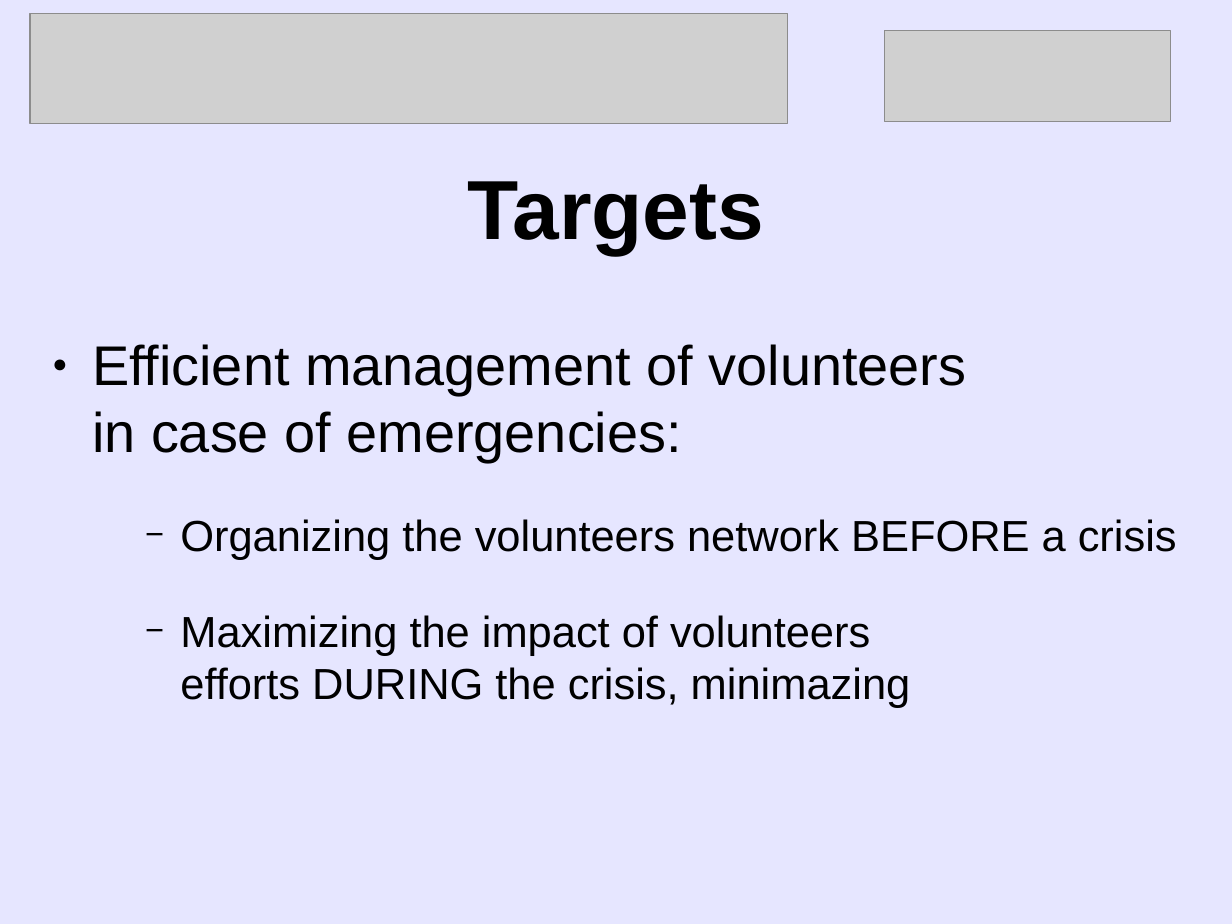
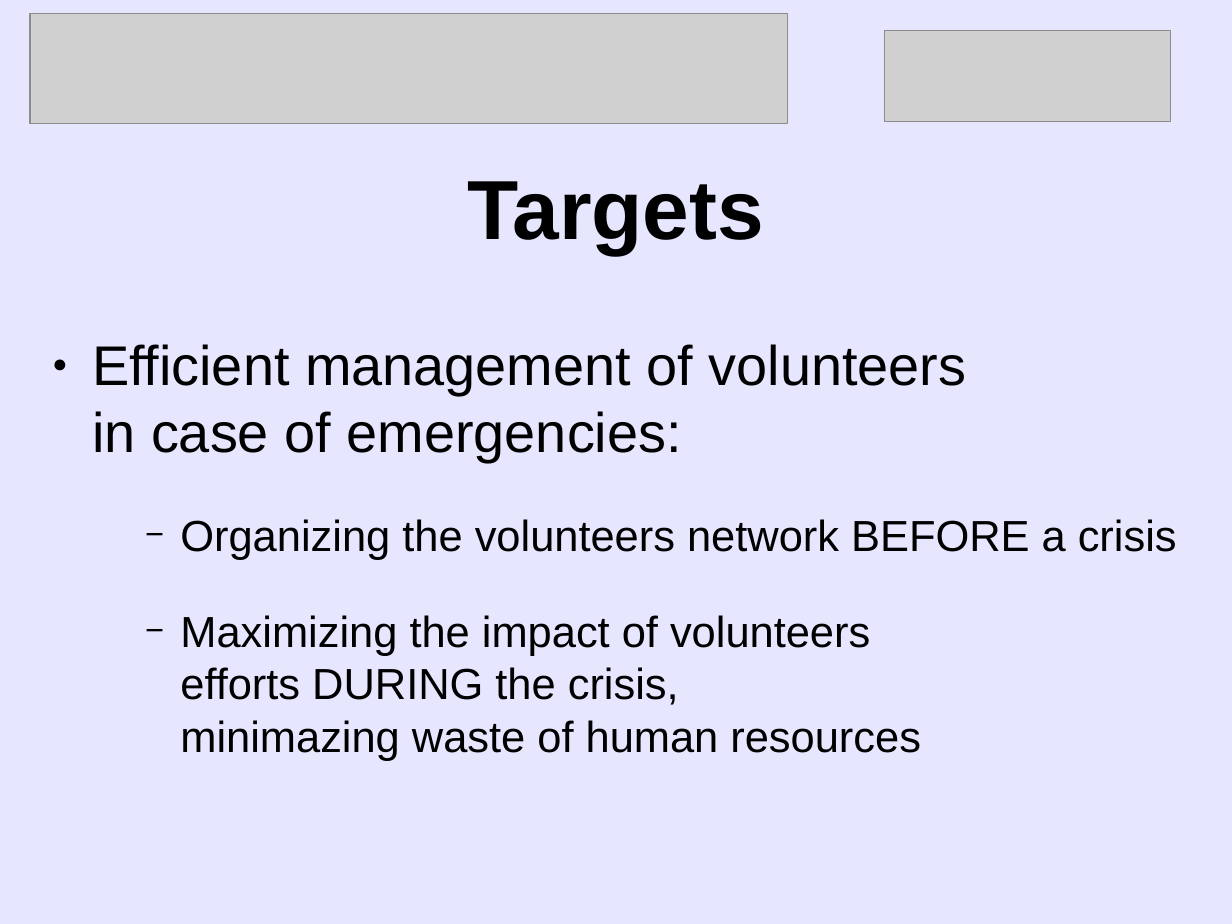
Before and after one commit to pollo/volunteers-management, a slide deck: slide 2 of docs/volnet.odp. Drawn at 1232x924 pixels with LibreOffice and Linux fonts; fonts in the diff are those of the drawing; grey boxes stand for pictures. Boxes give left, top, right and bottom in pixels: in the first picture for what was removed or moved away, otherwise in the second. Text is boxed around its words. In the diff, an @@ line names an element or a change of style, - is before the commit and + after.

```diff
--- a/docs/volnet.odp
+++ b/docs/volnet.odp
@@ text at box(180, 615, 921, 761): text changed @@
-    − Maximizing the impact of volunteers
-      efforts DURING the crisis, minimazing
+    − Maximizing the impact of volunteers
+      efforts DURING the crisis,
+      minimazing waste of human resources
```
Also in this commit, not shown: 1 other file.
